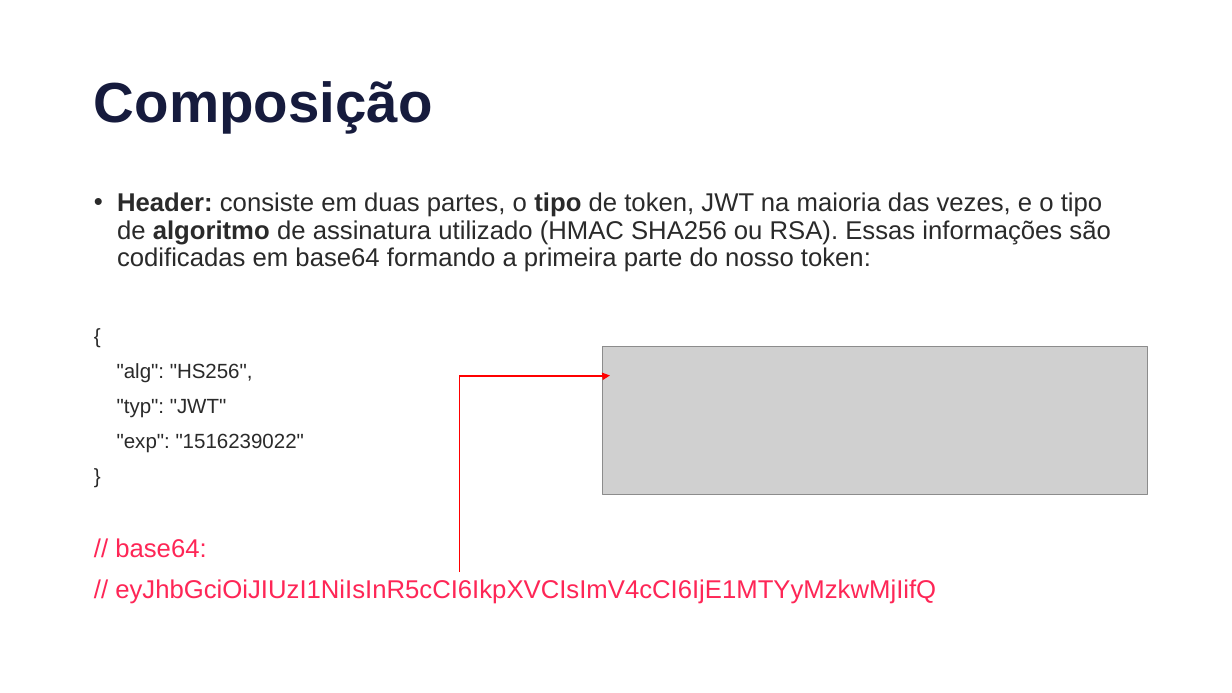
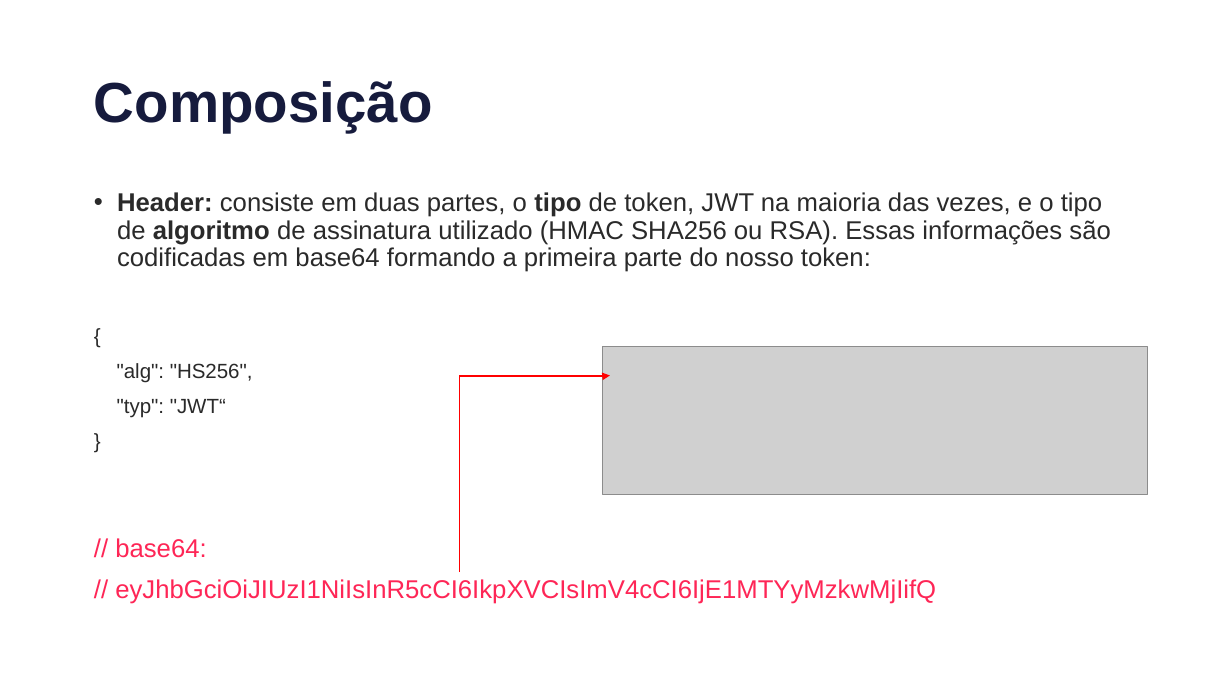
Before and after one commit to viniciussanchez/intensive-delphi, a slide deck: slide 9 of 2020/Criando meu primeiro Token JWT com Horse/Criando meu primeiro Token JWT com Horse.pptx. Drawn at 1232x693 pixels with LibreOffice and Linux fonts; fonts in the diff are those of the drawing; grey boxes stand for pictures. Boxes give left, top, right and bottom in pixels: in the first picture for what was removed or moved away, otherwise in the second. Text is boxed around its words. In the diff, an @@ line names an element or a change of style, - is before the commit and + after.

```diff
--- a/2020/Criando meu primeiro Token JWT com Horse/Criando meu primeiro Token JWT com Horse.pptx
+++ b/2020/Criando meu primeiro Token JWT com Horse/Criando meu primeiro Token JWT com Horse.pptx
@@ text at (x1=117, y1=399, x2=226, y2=418): text changed @@
-"typ": "JWT"
-"exp": "1516239022"
+"typ": "JWT“
```
Also in this commit, not shown: 1 other slide changed, 8 other files.
